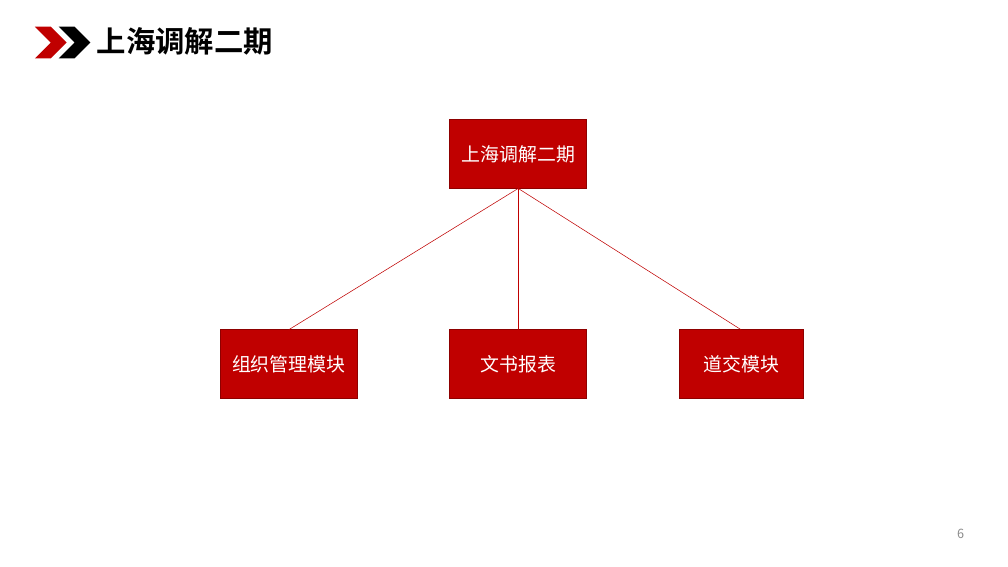
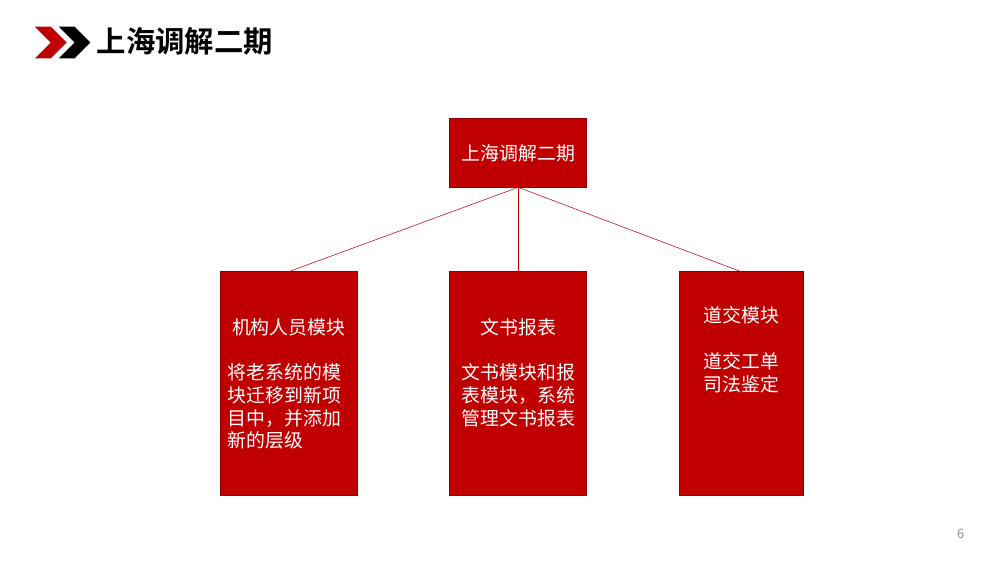
Before and after one commit to lsl645031854/ppt, a slide deck: slide 6 of 述职报告-李帅领.pptx. Drawn at 1008x567 pixels with LibreOffice and Linux fonts; fonts in the diff are those of the drawing. Boxes give left, top, right and bottom in pixels: in the first picture for what was removed or moved away, otherwise in the second. Text is boxed around its words. In the diff, an @@ line names an element or a change of style, - is before the commit and + after.

Commit message:
fix

```diff
--- a/述职报告-李帅领.pptx
+++ b/述职报告-李帅领.pptx
@@ line moved from (519, 188) - (289, 330) to (519, 188) - (289, 271) @@
@@ line moved from (519, 188) - (741, 330) to (519, 188) - (741, 271) @@
@@ line moved from (519, 188) - (519, 330) to (519, 188) - (519, 271) @@
@@ rectangle "机构人员模块": place and size @@
-rectangle "机构人员模块" at <box>220,330,357,399</box>
+rectangle "机构人员模块" at <box>220,271,357,495</box>
@@ rectangle "文书报表": place and size @@
-rectangle "文书报表" at <box>450,330,587,399</box>
+rectangle "文书报表" at <box>450,271,587,495</box>
@@ rectangle "道交模块 道交工单 司法鉴定": place and size @@
-rectangle "道交模块 道交工单 司法鉴定" at <box>680,330,804,399</box>
+rectangle "道交模块 道交工单 司法鉴定" at <box>680,271,804,495</box>
@@ text in rectangle at <box>228,318,345,449</box>: text changed @@
-组织管理模块
+机构人员模块
+将老系统的模块迁移到新项目中，并添加新的层级
@@ text in rectangle at <box>703,306,779,393</box>: text changed @@
-道交模块
+道交模块
+道交工单
+司法鉴定
@@ text in rectangle at <box>462,363,575,427</box>: paragraph added @@
+文书模块和报表模块，系统管理文书报表
```
Also in this commit, not shown: 2 other slides changed.
